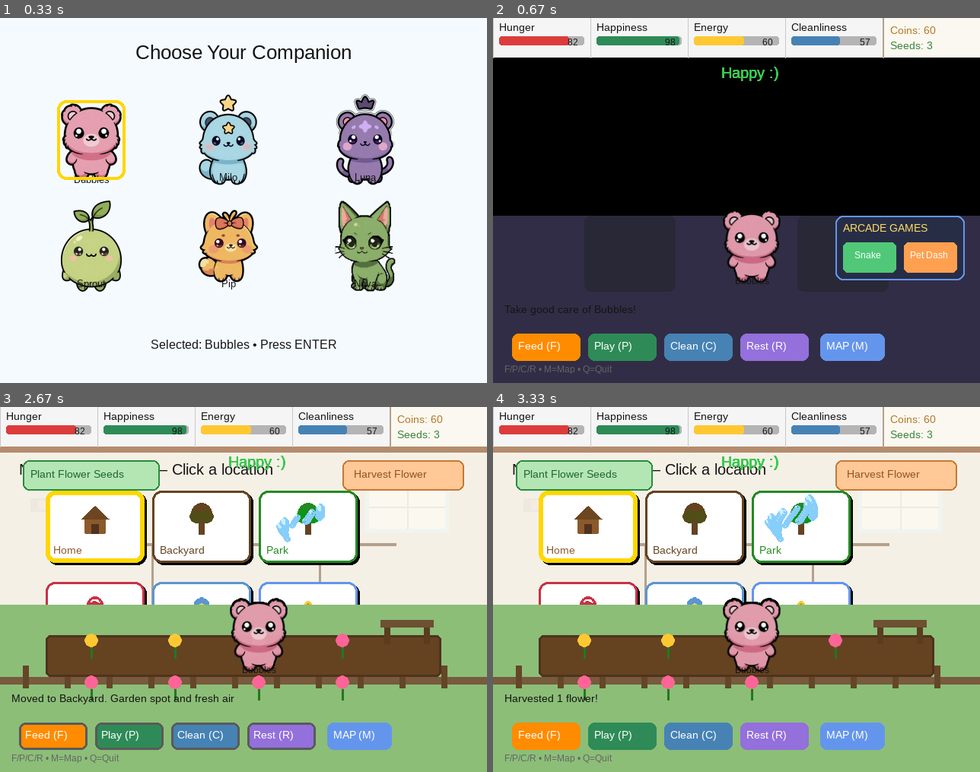
Above: before the commit, frames 1-4 (two rows, left to right).
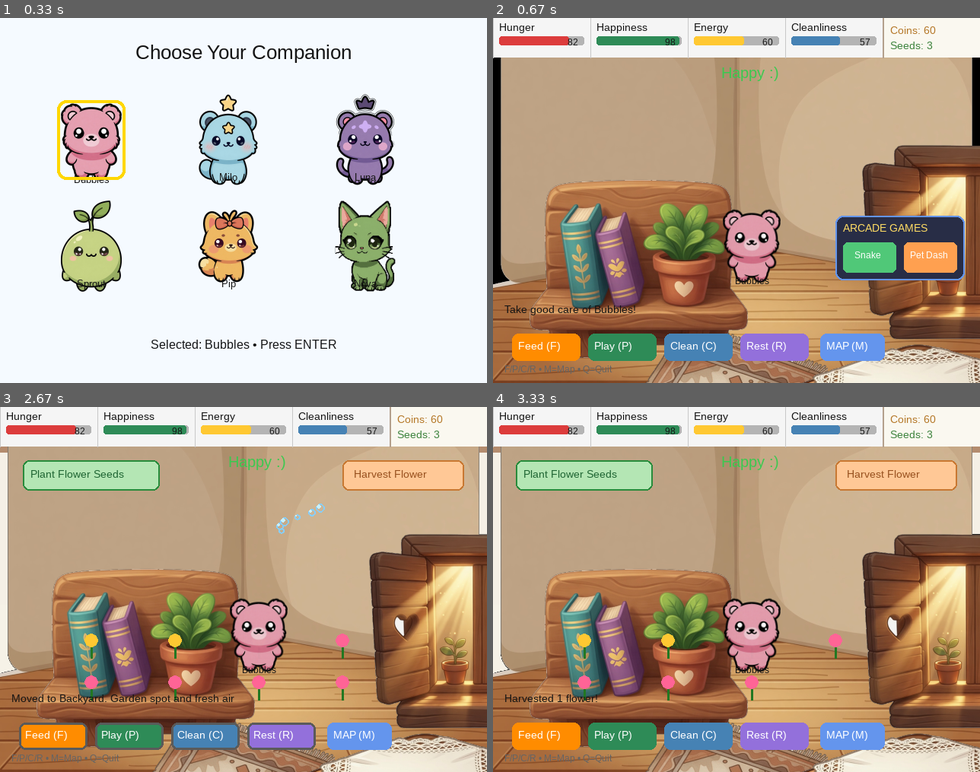
Above: after the commit, the same moments.

Repository: nickamis606/ourworld
Game: pygame game, started from main_pygame.py
The game is run twice, just before and just after one commit, with the same random seed, the same clock (stepped at 60 frames per second) and the same inputs.
Inputs (mouse positions are in pixels of both pictures, inside the frame that each line leads up to):
- Up to frame 1 (0.33 s): no input
- Up to frame 2 (0.67 s): tap Enter at 0.33 s
- Up to frame 3 (2.67 s): click "MAP (M)" at 0.72 s; click (92, 534) at 1.05 s; tap Enter at 1.33 s; tap C at 1.67 s; click "MAP (M)" at 2.05 s; click (228, 527) at 2.38 s
- Up to frame 4 (3.33 s): click "Plant Flower Seeds" at 2.72 s; click "Harvest Flower" at 3.05 s

Frame 1 is identical in both runs. In frame 2, 76% of the frame differs, in the area x 0-100%, y 10-100%; in frame 3, 73%; in frame 4, 74%.

Commit message:
fix: LocationBackground reliably loads home base + layers
- Make assets_path absolute relative to the module so it works regardless of cwd
- Keep layers loading even when base is present
- Add temporary debug prints confirming base load and draw path
- Home now correctly uses assets/backgrounds/home/base.png + layers

Diff:
--- a/sprites/location_background.py
+++ b/sprites/location_background.py
@@ -19,7 +19,9 @@
         self.base_surface: Optional[pygame.Surface] = None
         self.layers: Dict[str, Dict] = {}
         self.use_asset = False
-        self.assets_path = os.path.join("assets", "backgrounds")
+        self.assets_path = os.path.join(
+            os.path.dirname(os.path.abspath(__file__)), "..", "assets", "backgrounds"
+        )
         self.max_layer_height = 200
 
     def load(self, location: str):
@@ -38,7 +40,9 @@
                 self.base_surface = pygame.transform.smoothscale(img, (self.width, self.height))
                 self.use_asset = True
                 has_base = True
-            except Exception:
+                print(f"[LocationBackground] loaded base: {base_path}")
+            except Exception as exc:
+                print(f"[LocationBackground] FAILED to load base {base_path}: {exc}")
                 pass
 
         has_layers = os.path.isdir(layers_dir)
@@ -81,12 +85,13 @@
 
     def draw(self, surface: pygame.Surface):
         if self.base_surface:
+            print(f"[LocationBackground] draw: using base for '{self.location}'")
             surface.blit(self.base_surface, (0, 0))
         elif self.use_asset:
             # Procedural fallback when no base image exists
             self._draw_procedural(surface)
 
-        order = ["rug", "table", "shelf", "window"]
+        order = ["rug", "table", "shelf", "window", "decorations"]
         for name in order:
             if name in self.layers:
                 data = self.layers[name]
Not shown, changed: references/current_state.md
